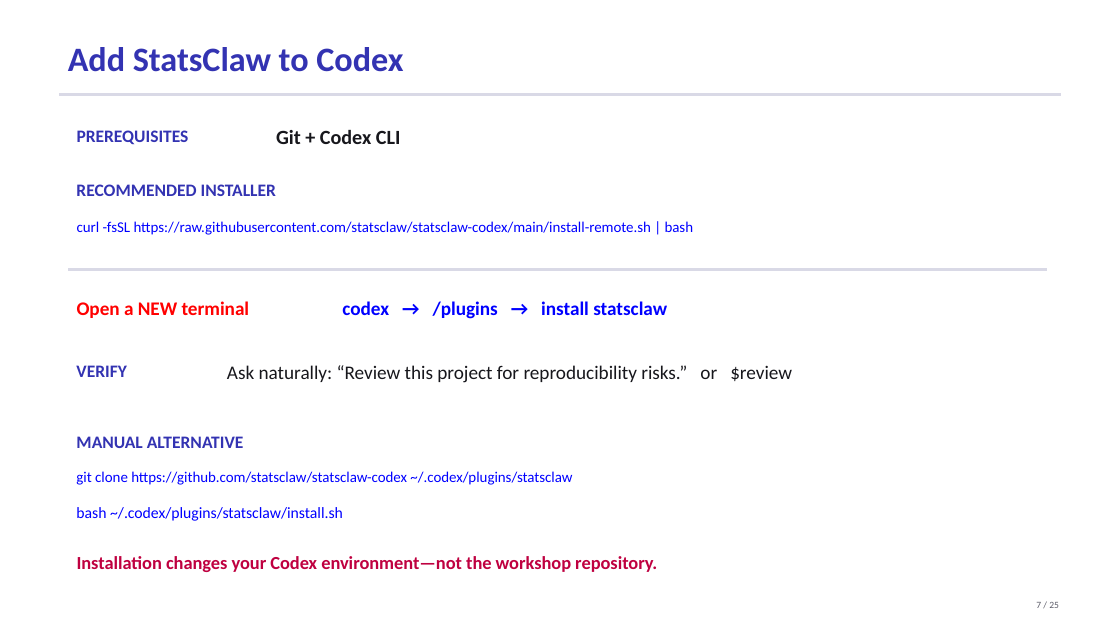
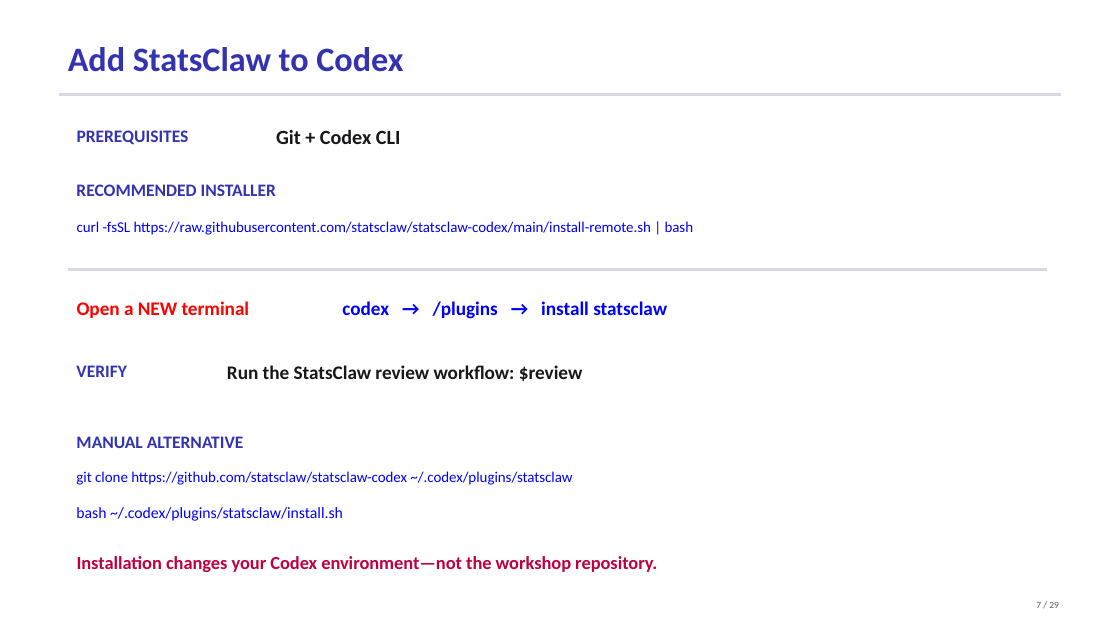
Before and after one commit to kprinceing/workspace, a slide deck: slide 7 of summer school/afternoon_lab/afternoon_statsclaw_git_lab.pptx. Drawn at 1120x630 pixels with LibreOffice and Linux fonts; fonts in the diff are those of the drawing. Boxes give left, top, right and bottom in pixels: in the first picture for what was removed or moved away, otherwise in the second. Text is boxed around its words. In the diff, an @@ line names an element or a change of style, - is before the commit and + after.

Commit message:
Add expected outputs and StatsClaw workflow charts

```diff
--- a/summer school/afternoon_lab/afternoon_statsclaw_git_lab.pptx
+++ b/summer school/afternoon_lab/afternoon_statsclaw_git_lab.pptx
@@ text at (227,365,583,381): text changed; bold on @@
-Ask naturally: “Review this project for reproducibility risks.” or $review
+Run the StatsClaw review workflow: $review
```
Also in this commit, not shown: 20 other slides changed, 8 slides added, 4 slides removed.
